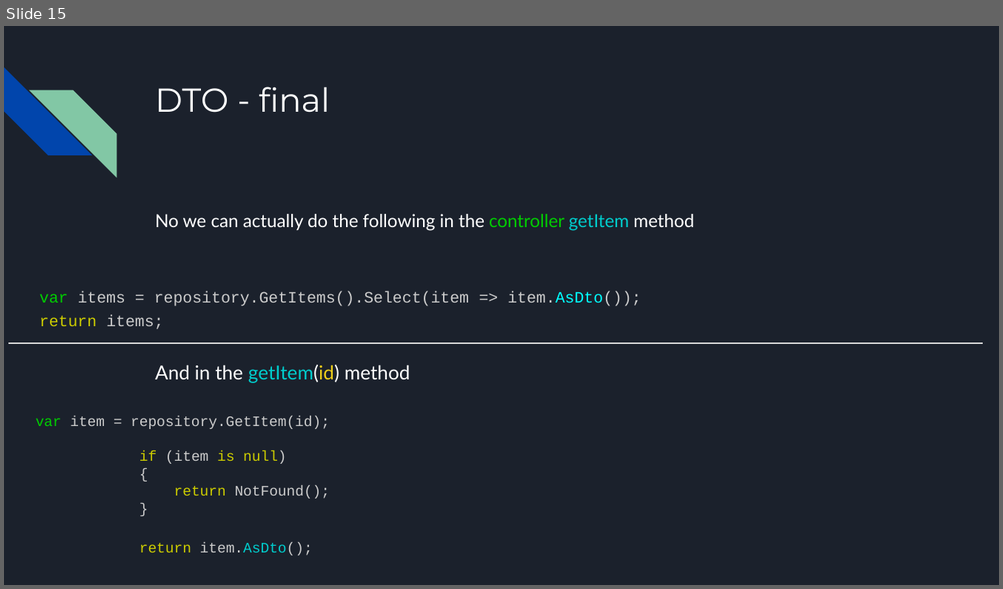
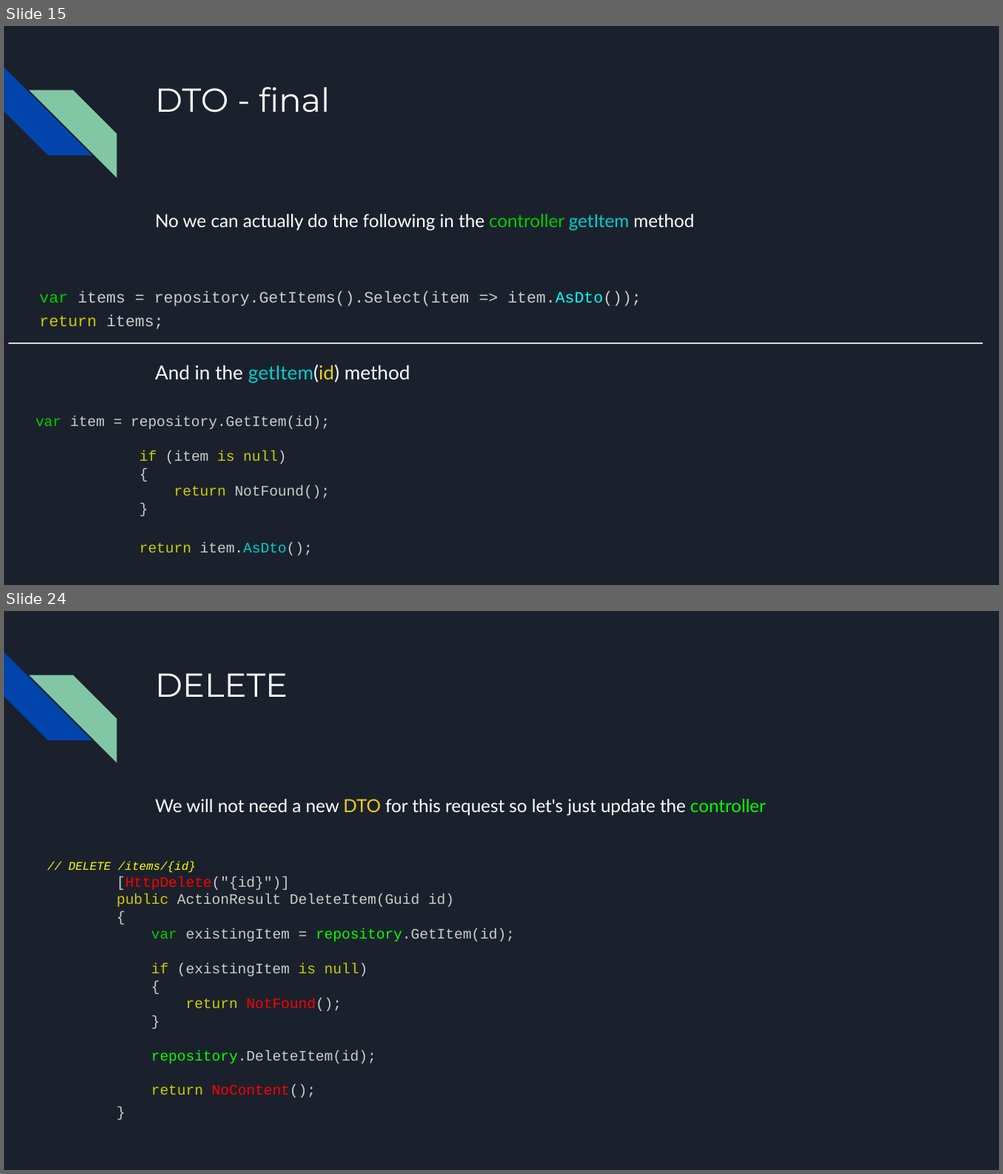
Before and after one commit to kek-Sec/ASP.net-REST-API-GUIDE, a slide deck: ASP.net REST API.pptx. Shown one above the other, each under a label of ours: slide 15 before the commit, slides 15 and 24 after it; the slides between them are not shown. The pictures are 1003x589 and 1003x1174 pixels, drawn with LibreOffice and Linux fonts; fonts in the diff are those of the drawing. Boxes give left, top, right and bottom in pixels: in the first picture for what was removed or moved away, otherwise in the second. Text is boxed around its words. In the diff, an @@ line names an element or a change of style, - is before the commit and + after.

Commit message:
POST PUT DELETE

```diff
--- a/ASP.net REST API.pptx
+++ b/ASP.net REST API.pptx
@@ slide 24 added at (x1=4, y1=611, x2=999, y2=1170), background #1B212C; not listed: 2 template elements that a slide beside it also shows @@
@@ title added at (x1=155, y1=673, x2=287, y2=697), 24 pt, text #FFFFFF @@
+DELETE
@@ text added at (x1=155, y1=799, x2=765, y2=816), 13 pt, text #FFFFFF @@
+We will not need a new DTO for this request so let's just update the controller
@@ text added at (x1=68, y1=861, x2=515, y2=1098), 10.5 pt, text #CCCCCC @@
+// DELETE /items/{id}
+[HttpDelete("{id}")]
+public ActionResult DeleteItem(Guid id)
+{
+var existingItem = repository.GetItem(id);
+if (existingItem is null)
+{
+return NotFound();
+}
+repository.DeleteItem(id);
+return NoContent();
+}
```
Also in this commit, not shown: 1 slide changed, 8 other slides added, 1 other file.
